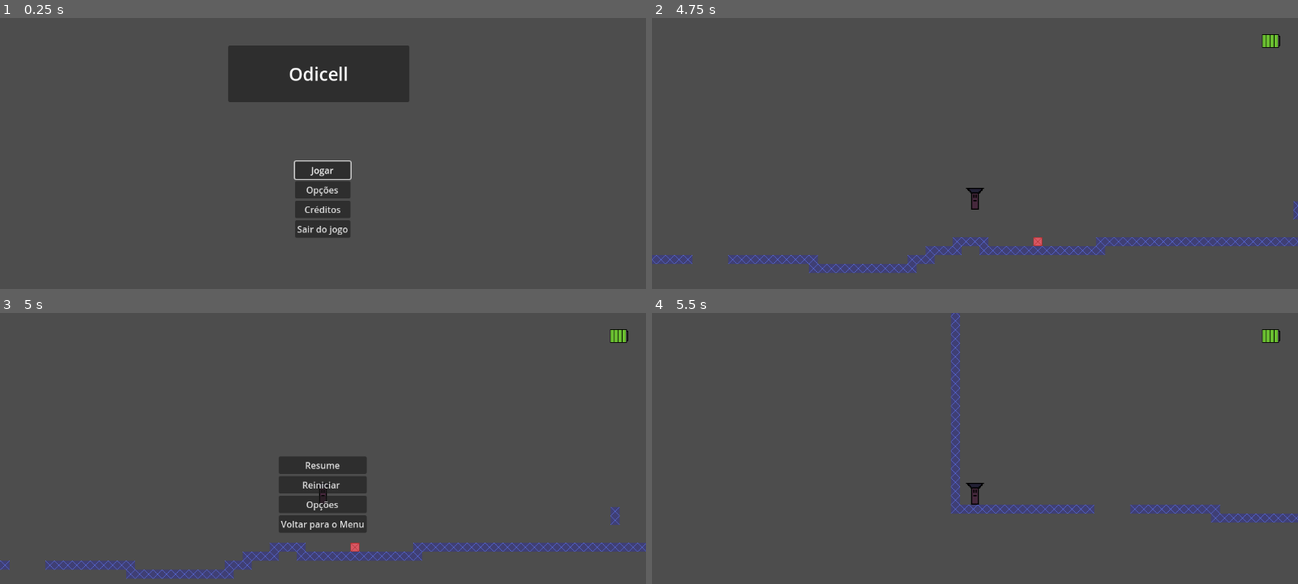
Above: before the commit, frames 1-4 (two rows, left to right).
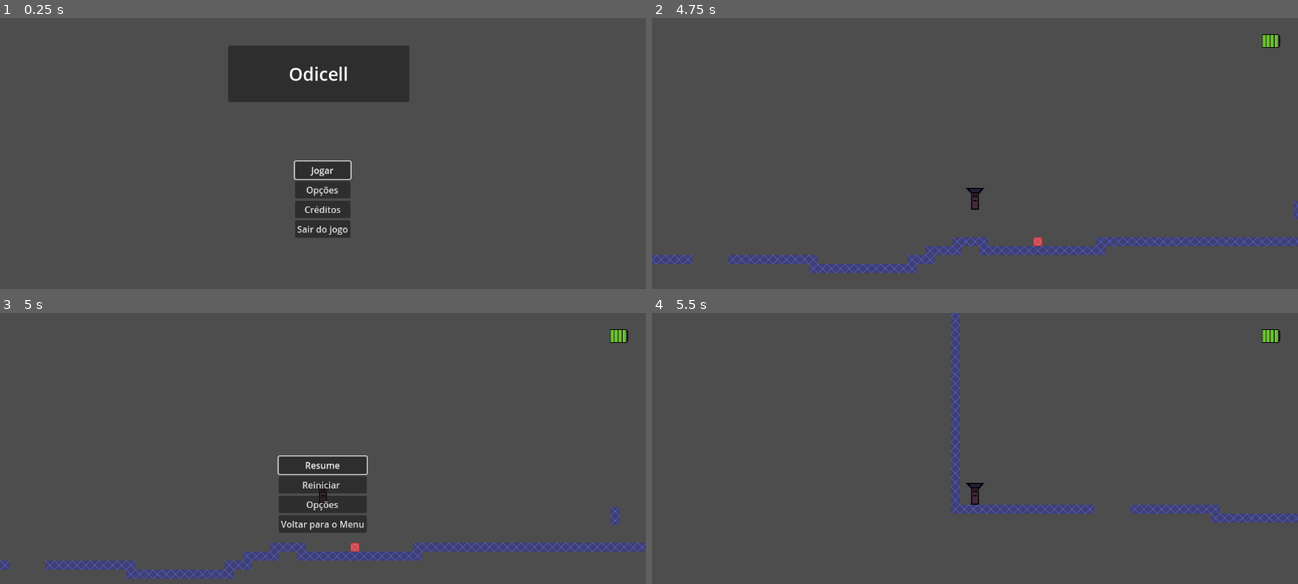
Above: after the commit, the same moments.

Repository: qfaxas/alpha_odicell
Game: Godot game, scene res://cenas/menu_principal.tscn
Two runs of this game, one before a commit and one after it. Both use one fixed random seed, a clock stepped at 60 frames per second and the inputs below.
Inputs:
- Up to frame 1 (0.25 s): no input
- Up to frame 2 (4.75 s): click "Jogar" at 0.5 s; tap Enter at 1.25 s; hold D (right) 1.28-2.78 s; tap Space (jump) at 1.52, 2.27, 3.5, 3.77, 4.52 s; hold A (left) 2.78-3.53 s; hold D (right) from 3.53 s (still down)
- Up to frame 3 (5 s): keep holding D (right); tap Escape (esc) at 4.9 s
- Up to frame 4 (5.5 s): release D (right) at 5 s; click "Reiniciar" at 5 s

Frames 1-2 are identical in both runs. In frame 3, 0.2% of the frame differs, in the area x 42-57%, y 52-60%; in frame 4, nothing differs.

Commit message:
resolvidos alguns bugs no menu pause

Diff:
--- a/project.godot
+++ b/project.godot
@@ -27,6 +27,22 @@
 , Object(InputEventKey,"resource_local_to_scene":false,"resource_name":"","device":0,"window_id":0,"alt_pressed":false,"shift_pressed":false,"ctrl_pressed":false,"meta_pressed":false,"pressed":false,"keycode":4194310,"physical_keycode":0,"key_label":0,"unicode":0,"echo":false,"script":null)
 , Object(InputEventKey,"resource_local_to_scene":false,"resource_name":"","device":0,"window_id":0,"alt_pressed":false,"shift_pressed":false,"ctrl_pressed":false,"meta_pressed":false,"pressed":false,"keycode":32,"physical_keycode":0,"key_label":0,"unicode":32,"echo":false,"script":null)
 , Object(InputEventJoypadButton,"resource_local_to_scene":false,"resource_name":"","device":-1,"button_index":0,"pressure":0.0,"pressed":true,"script":null)
+]
+}
+ui_up={
+"deadzone": 0.5,
+"events": [Object(InputEventKey,"resource_local_to_scene":false,"resource_name":"","device":0,"window_id":0,"alt_pressed":false,"shift_pressed":false,"ctrl_pressed":false,"meta_pressed":false,"pressed":false,"keycode":4194320,"physical_keycode":0,"key_label":0,"unicode":0,"echo":false,"script":null)
+, Object(InputEventJoypadButton,"resource_local_to_scene":false,"resource_name":"","device":0,"button_index":11,"pressure":0.0,"pressed":false,"script":null)
+, Object(InputEventJoypadMotion,"resource_local_to_scene":false,"resource_name":"","device":0,"axis":1,"axis_value":-1.0,"script":null)
+, Object(InputEventKey,"resource_local_to_scene":false,"resource_name":"","device":-1,"window_id":0,"alt_pressed":false,"shift_pressed":false,"ctrl_pressed":false,"meta_pressed":false,"pressed":false,"keycode":0,"physical_keycode":87,"key_label":0,"unicode":119,"echo":false,"script":null)
+]
+}
+ui_down={
+"deadzone": 0.5,
+"events": [Object(InputEventKey,"resource_local_to_scene":false,"resource_name":"","device":0,"window_id":0,"alt_pressed":false,"shift_pressed":false,"ctrl_pressed":false,"meta_pressed":false,"pressed":false,"keycode":4194322,"physical_keycode":0,"key_label":0,"unicode":0,"echo":false,"script":null)
+, Object(InputEventJoypadButton,"resource_local_to_scene":false,"resource_name":"","device":0,"button_index":12,"pressure":0.0,"pressed":false,"script":null)
+, Object(InputEventJoypadMotion,"resource_local_to_scene":false,"resource_name":"","device":0,"axis":1,"axis_value":1.0,"script":null)
+, Object(InputEventKey,"resource_local_to_scene":false,"resource_name":"","device":-1,"window_id":0,"alt_pressed":false,"shift_pressed":false,"ctrl_pressed":false,"meta_pressed":false,"pressed":false,"keycode":0,"physical_keycode":83,"key_label":0,"unicode":115,"echo":false,"script":null)
 ]
 }
 left={
--- a/scripts/menu_pause.gd
+++ b/scripts/menu_pause.gd
@@ -1,13 +1,14 @@
 extends Control
 
 @onready var menu_pause = $"."
-
+@onready var resume_button = $MarginContainer/VBoxContainer/resume_button
 
 func resume():
 	get_tree().paused = false
 	menu_pause.hide()
 
 func pause():
+	resume_button.grab_focus()
 	get_tree().paused = true
 	menu_pause.show()
 
